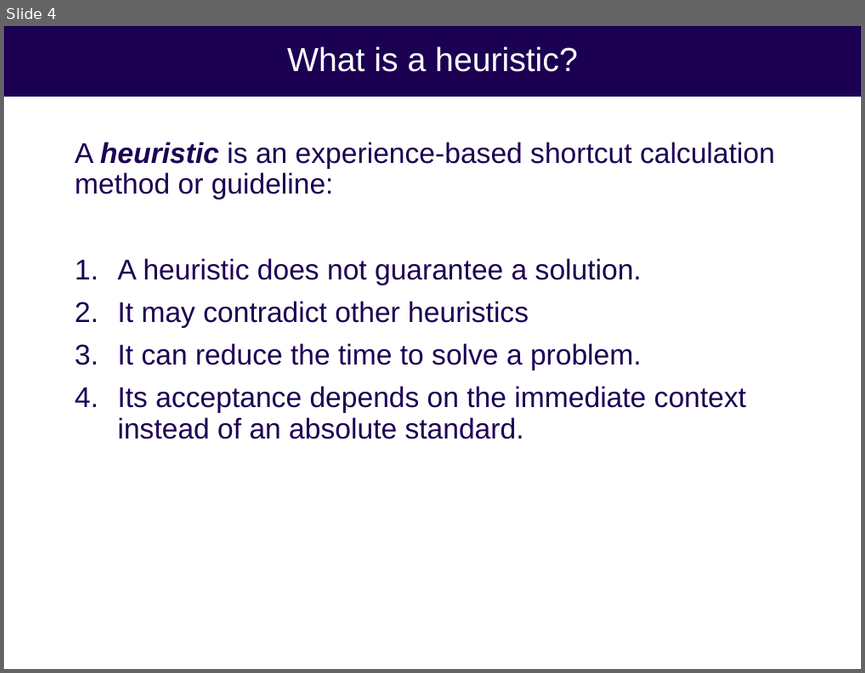
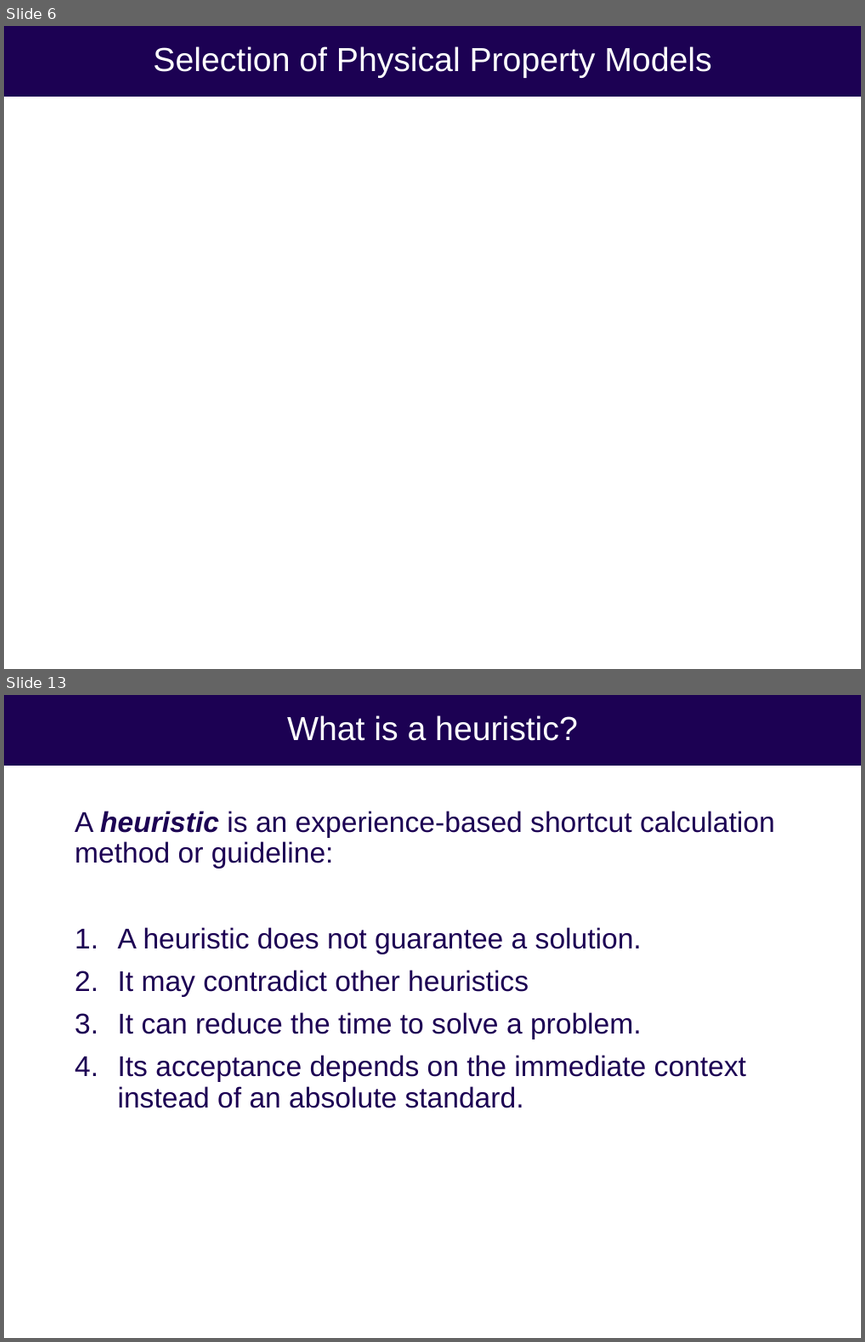
Before and after one commit to uw-cheme485/uw-cheme485.github.io, a slide deck: lectures/L6_Aspen.pptx. Shown one above the other, each under a label of ours: slide 4 before the commit, slides 6 and 13 after it; the slides between them are not shown. The pictures are 865x673 and 865x1342 pixels, drawn with LibreOffice and Linux fonts; fonts in the diff are those of the drawing. Boxes give left, top, right and bottom in pixels: in the first picture for what was removed or moved away, otherwise in the second. Text is boxed around its words. In the diff, an @@ line names an element or a change of style, - is before the commit and + after.

```diff
--- a/lectures/L6_Aspen.pptx
+++ b/lectures/L6_Aspen.pptx
@@ slide 6 added at (4, 26, 861, 669), background #FFFFFF; not listed: 1 template element that a slide beside it also shows @@
@@ title added at (153, 46, 711, 78), 28 pt, text #FFFFFF @@
+Selection of Physical Property Models
@@ what was slide 4 is now slide 13 @@
```
Also in this commit, not shown: 2 slides changed, 9 other slides added, 1 slide removed, 3 other files.
